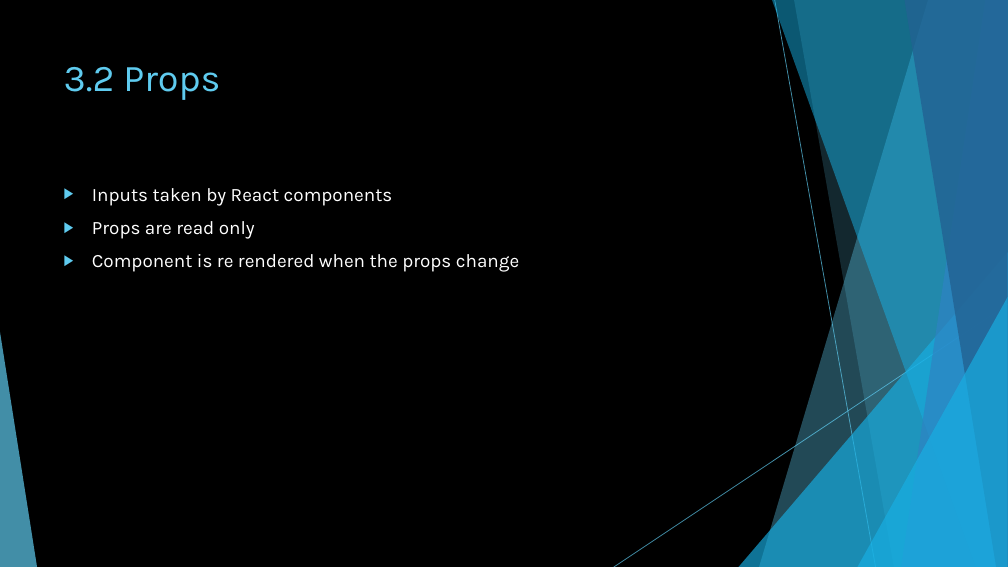
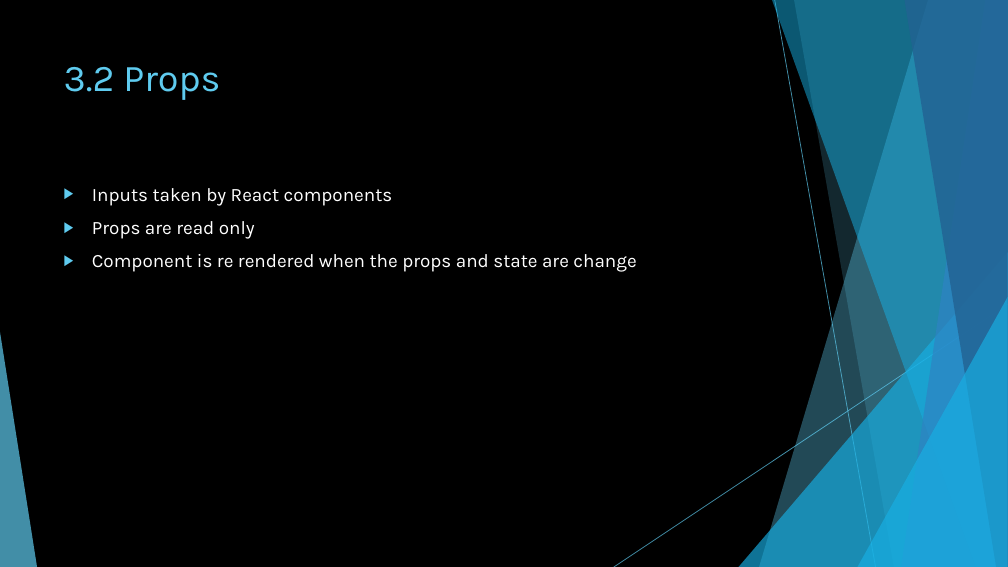
Before and after one commit to rupamswain1/react-native-tutorial, a slide deck: slide 9 of React-native.pptx. Drawn at 1008x567 pixels with LibreOffice and Linux fonts; fonts in the diff are those of the drawing. Boxes give left, top, right and bottom in pixels: in the first picture for what was removed or moved away, otherwise in the second. Text is boxed around its words. In the diff, an @@ line names an element or a change of style, - is before the commit and + after.

```diff
--- a/React-native.pptx
+++ b/React-native.pptx
@@ text at [92, 254, 636, 272]: text changed @@
-▶ Component is re rendered when the props change
+▶ Component is re rendered when the props and state are change
```
Also in this commit, not shown: 1 other slide changed, 1 slide added, 1 other file.
